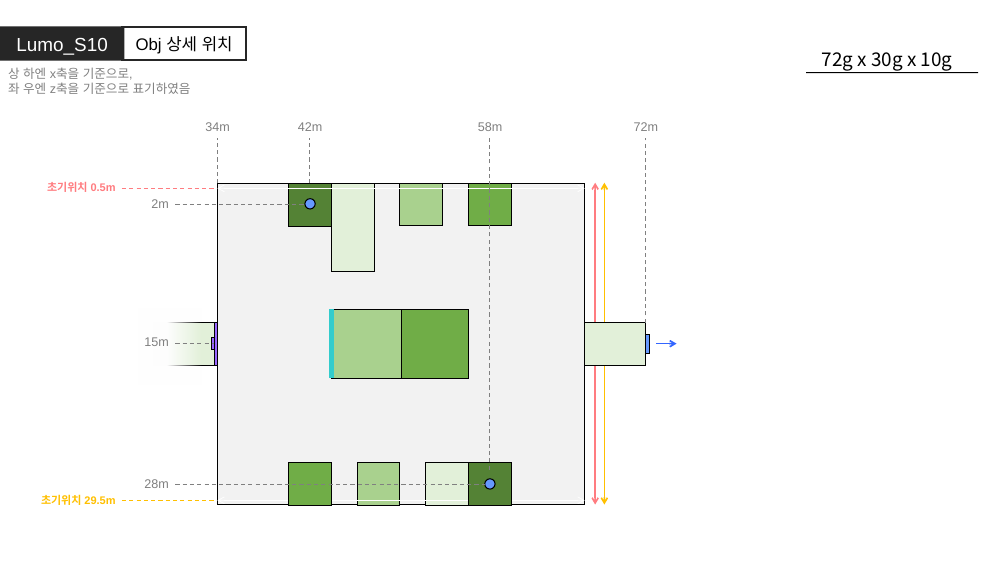
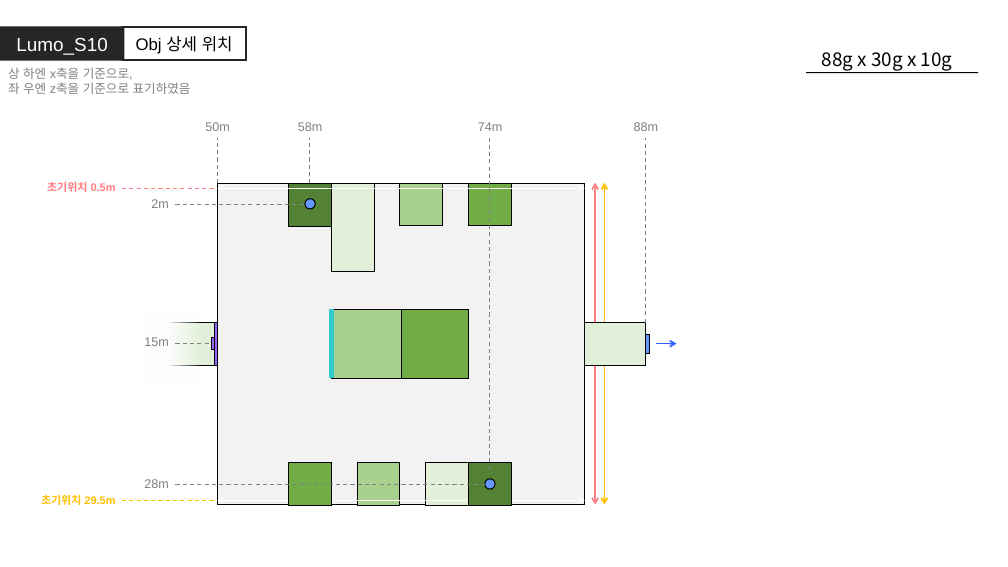
Before and after one commit to GGMGangsterHamster/GangsterHamster, a slide deck: slide 10 of Documents/LevelDesign/LumoStage/Lumo_Stage.pptx. Drawn at 1008x567 pixels with LibreOffice and Linux fonts; fonts in the diff are those of the drawing. Boxes give left, top, right and bottom in pixels: in the first picture for what was removed or moved away, otherwise in the second. Text is boxed around its words. In the diff, an @@ line names an element or a change of style, - is before the commit and + after.

```diff
--- a/Documents/LevelDesign/LumoStage/Lumo_Stage.pptx
+++ b/Documents/LevelDesign/LumoStage/Lumo_Stage.pptx
@@ text at [822, 52, 953, 71]: text changed @@
-72g x 30g x 10g
+88g x 30g x 10g
@@ text at [205, 122, 229, 131]: text changed @@
-34m
+50m
@@ text at [298, 122, 322, 131]: text changed @@
-42m
+58m
@@ text at [478, 122, 502, 131]: text changed @@
-58m
+74m
@@ text at [634, 122, 658, 131]: text changed @@
-72m
+88m
```
Also in this commit, not shown: 8 other slides changed, 1 other file.
